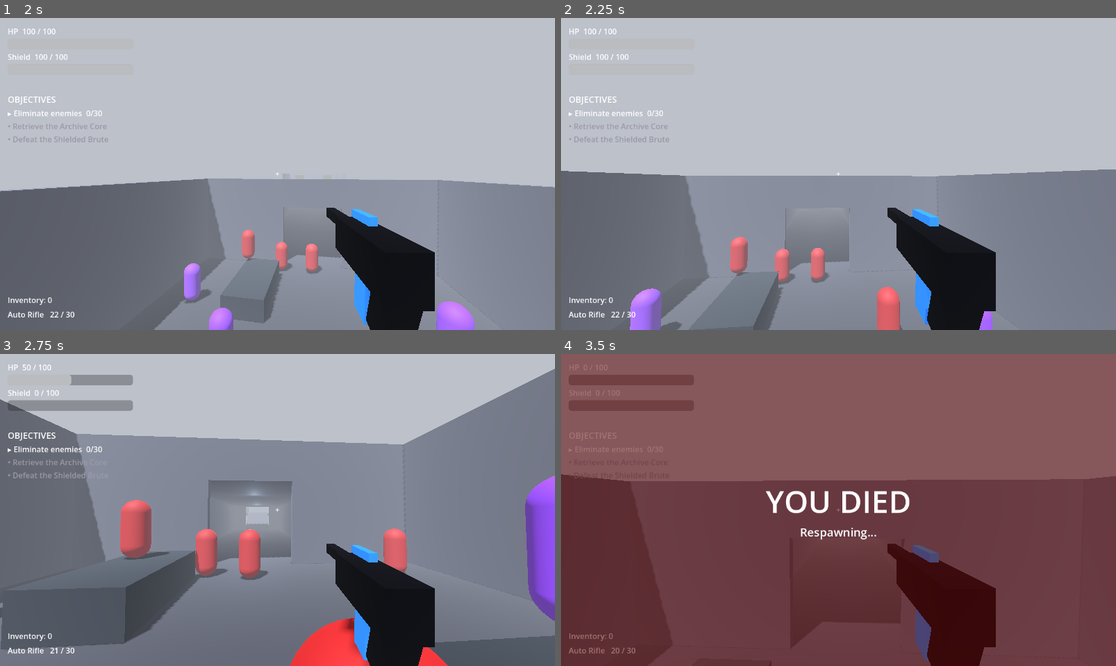
Above: before the commit, frames 1-4 (two rows, left to right).
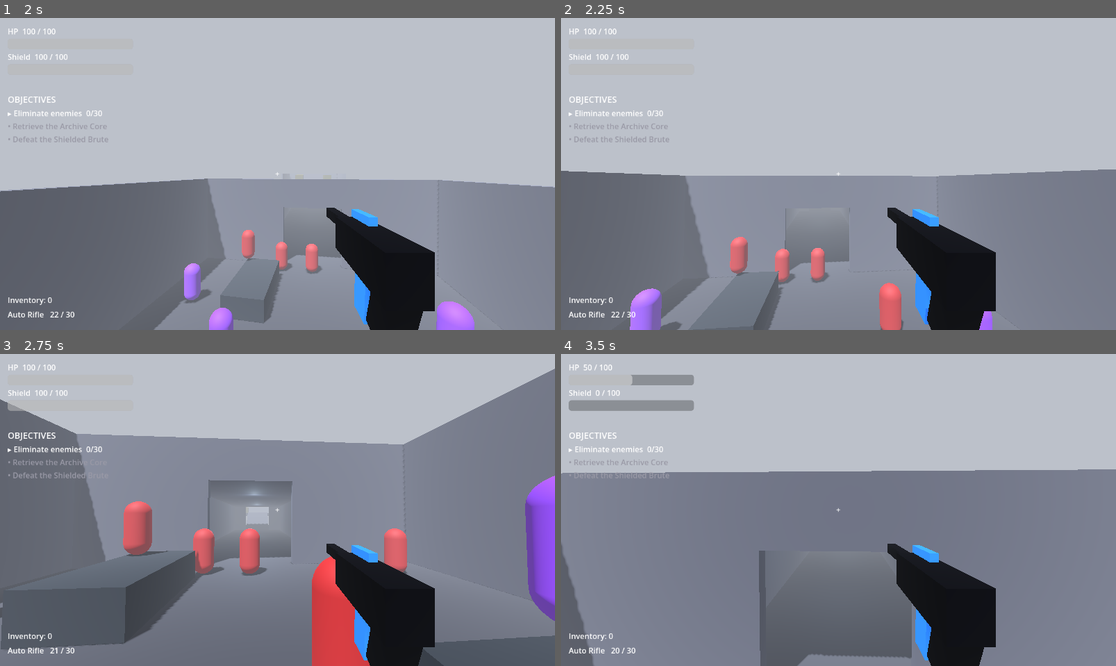
Above: after the commit, the same moments.

Repository: vasilisbit/The_Risen
Game: Godot game, scene res://scenes/missions/earth/earth.tscn
Two runs of this game, one before a commit and one after it. Both use one fixed random seed, a clock stepped at 60 frames per second and the inputs below. This scene is started directly instead of the project's main scene.
Inputs (mouse positions are in pixels of both pictures, inside the frame that each line leads up to):
- Up to frame 1 (2 s): tap Enter at 0.5 s; move the mouse to (305, 174) at 0.52 s; press the mouse at (305, 174) at 0.53 s; hold W (move_forward) from 0.53 s (still down); tap Space (jump) at 0.77, 1.52 s; move the mouse to (249, 174) at 1.27 s; release the mouse at (249, 174) at 1.28 s; click (249, 174) at 1.35 s
- Up to frame 2 (2.25 s): keep holding W (move_forward); move the mouse to (849, 167) at 2.02 s; hold E (interact) from 2.03 s (still down)
- Up to frame 3 (2.75 s): keep holding W (move_forward); keep holding E (interact); click (288, 503) at 2.3 s
- Up to frame 4 (3.5 s): keep holding W (move_forward); move the mouse to (832, 516) at 2.77 s; release E (interact) at 2.78 s; tap Shift (sprint) at 2.85 s; tap Space (jump) at 3.02 s; click (832, 516) at 3.05 s

Frame 1 is identical in both runs. In frame 2, 0.2% of the frame differs, in the area x 56-62%, y 84-100%; in frame 3, 4.5%; in frame 4, 100%, in the area x 0-100%, y 0-100%.

Commit message:
fix: Slow enemies below player speed + linear shooter projectiles
Enemies were as fast as or faster than the Guardian (Rusher 9 m/s = player
sprint, Exploder 10 m/s > sprint), so they could not be disengaged from.
Rusher 9 -> 5 m/s and Exploder 10 -> 5.5 m/s; both are now below the player's
6 m/s walk (Shooter was already 4.5), so enemies are kiteable.

enemy_projectile.gd is now a straight-line bolt instead of a homing one: the
per-step steering toward the moving target and the seek-style proximity hit are
gone, so it flies exactly along the direction it was fired (aimed at the
player's chest at muzzle time) and is dodged by strafing. Hits are resolved by
the existing per-step raycast (walls kill it, allies are excluded).

Verified in-game: Rusher 5.0 / Exploder 5.5 / Shooter 4.5 all < player walk 6.0;
projectile direction is byte-identical after the target moved 40 m mid-flight.

Diff:
--- a/scripts/enemy_projectile.gd
+++ b/scripts/enemy_projectile.gd
@@ -1,27 +1,22 @@
 class_name EnemyProjectile
 extends Node3D
 
-## Homing enemy projectile (T-0008). Built and fired from code by the Shooter —
-## no scene file needed. Steers toward the target with a capped turn rate (so it
-## catches a strafing player but can be dodged with hard direction changes),
-## checks walls with a ray each step, and hits the player by proximity so the
-## logic is deterministic and testable without physics-server callbacks.
+## Linear enemy projectile (T-0008, retuned). Fired straight toward where the
+## player's chest was when the shot left the muzzle — no homing, so it travels in
+## a straight line and can be dodged by strafing. Raycasts each step for wall and
+## player hits (allies are excluded so bolts pass through other enemies).
 
 const SPEED := 18.0            # m/s
-const TURN_RATE := 3.0         # rad/s max steering toward the target
 const LIFETIME := 5.0          # s
-const HIT_RADIUS := 0.8        # m to target chest
 const TARGET_CHEST := Vector3(0.0, 1.0, 0.0)
 
 var damage: float = 100.0
 var _dir: Vector3 = Vector3.FORWARD
-var _target: Node3D = null
 var _shooter_rid: RID
 var _life: float = 0.0
 
 
 func setup(from: Vector3, target: Node3D, shooter_rid: RID) -> void:
-	_target = target
 	_shooter_rid = shooter_rid
 	position = from
 	if target != null:
@@ -50,18 +45,11 @@
 		queue_free()
 		return
 
-	# Steer toward the target with a capped turn rate.
-	if _target != null and is_instance_valid(_target):
-		var desired := (_target.global_position + TARGET_CHEST - global_position).normalized()
-		var angle := _dir.angle_to(desired)
-		if angle > 0.0001:
-			var t := clampf(TURN_RATE * delta / angle, 0.0, 1.0)
-			_dir = _dir.slerp(desired, t).normalized()
-
+	# Straight-line step (no steering).
 	var step := _dir * SPEED * delta
 
-	# Wall check along this step (world layer 1). Enemies are excluded so bolts
-	# pass allies; hitting the player body counts as a hit.
+	# Wall/player check along this step (world layer 1). Enemies are excluded so
+	# bolts pass allies; hitting the player body counts as a hit.
 	var space := get_world_3d().direct_space_state
 	var query := PhysicsRayQueryParameters3D.create(global_position, global_position + step, 1)
 	var excludes: Array[RID] = [_shooter_rid]
@@ -80,11 +68,6 @@
 
 	global_position += step
 
-	# Proximity hit on the target (deterministic, no Area3D callback needed).
-	if _target != null and is_instance_valid(_target):
-		if global_position.distance_to(_target.global_position + TARGET_CHEST) <= HIT_RADIUS:
-			_hit_player(_target)
-
 
 func _hit_player(node: Node) -> void:
 	if node.has_method("take_damage"):
--- a/scripts/exploder.gd
+++ b/scripts/exploder.gd
@@ -7,7 +7,7 @@
 ## Continuously pulses a red emissive material and beeps with a pitch/tempo that
 ## rises as it closes on the player.
 
-const SPRINT_SPEED := 10.0
+const SPRINT_SPEED := 5.5         # m/s (below the player's 6 m/s walk)
 const DETECT_RANGE := 8.0
 const CONTACT_RANGE := 1.6        # centre distance that triggers detonation
 const EXPLOSION_DAMAGE := 200.0
--- a/scripts/rusher.gd
+++ b/scripts/rusher.gd
@@ -6,7 +6,7 @@
 ## chases at 9 m/s via NavigationAgent3D, and melees for 150 damage at 2 m on a
 ## 1.5 s cooldown. HP 150; drops loot on death (EnemyBase).
 
-const SPRINT_SPEED := 9.0        # m/s
+const SPRINT_SPEED := 5.0        # m/s (below the player's 6 m/s walk — kiteable)
 const DETECT_RANGE := 10.0       # m
 const ATTACK_RANGE := 2.0        # m
 const MELEE_DAMAGE := 150.0
